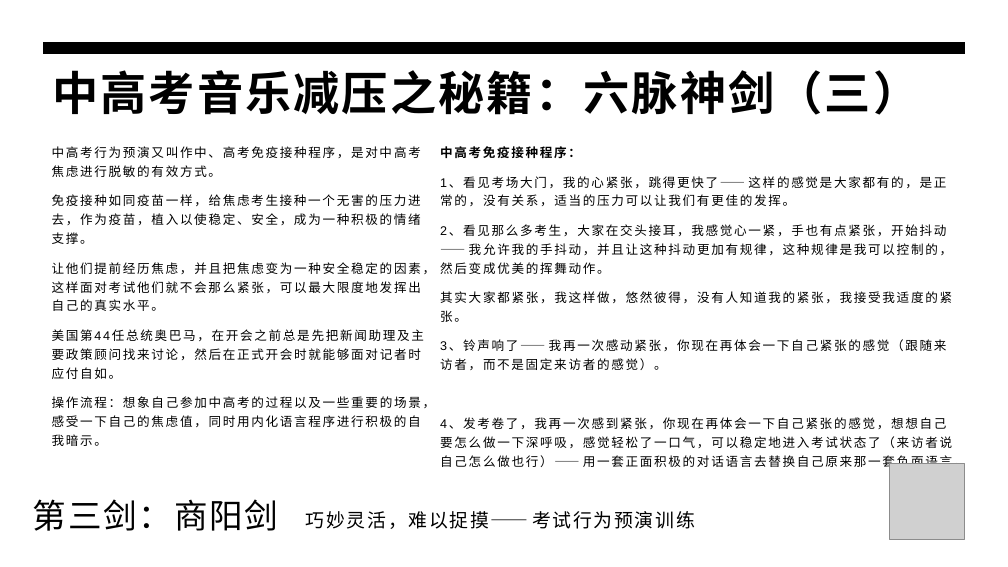
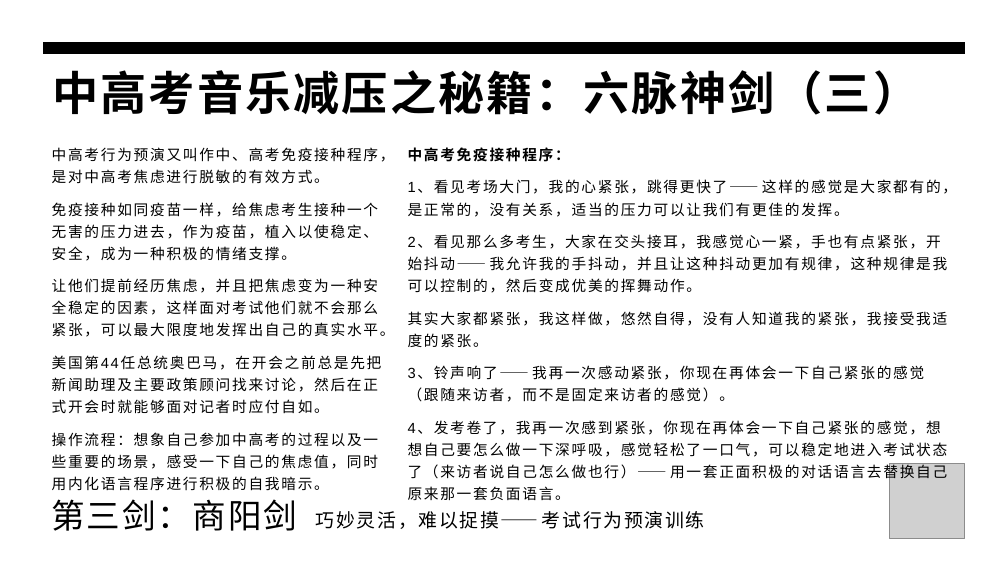
Before and after one commit to panxibei/writing, a slide deck: slide 16 of 44_心理学/30_浥尘伙伴社团原创：中高考音乐减压心理训练/PPT制作素材/浥尘伙伴社团：中高考音乐减压心理训练.pptx (slide 28 before the commit). Drawn at 1008x567 pixels with LibreOffice and Linux fonts; fonts in the diff are those of the drawing; grey boxes stand for pictures. Boxes give left, top, right and bottom in pixels: in the first picture for what was removed or moved away, otherwise in the second. Text is boxed around its words. In the diff, an @@ line names an element or a change of style, - is before the commit and + after.

```diff
--- a/44_心理学/30_浥尘伙伴社团原创：中高考音乐减压心理训练/PPT制作素材/浥尘伙伴社团：中高考音乐减压心理训练.pptx
+++ b/44_心理学/30_浥尘伙伴社团原创：中高考音乐减压心理训练/PPT制作素材/浥尘伙伴社团：中高考音乐减压心理训练.pptx
@@ text "中高考行为预演又叫作中、高考免疫接种程序，是对中高考焦虑进行脱敏的有效方式。" at box(52, 147, 395, 469): size 12 to 14 pt @@
@@ text "中高考免疫接种程序：": place and size @@
-text "中高考免疫接种程序：" at box(440, 146, 967, 470)
+text "中高考免疫接种程序：" at box(408, 147, 948, 500)
@@ text at box(408, 147, 948, 500): size 12 to 14 pt in "中高考免疫接种程序：", "1、看见考场大门，我的心紧张，跳得更快了——这样的感觉是大家都有的，是正常的，没有关系，适当的压力可以让我们有更佳的发挥 ...", "2、看见那么多考生，大家在交头接耳，我感觉心一紧，手也有点紧张，开始抖动——我允许我的手抖动，并且让这种抖动更加有规律， ...", "3、铃声响了——我再一次感动紧张，你现在再体会一下自己紧张的感觉（跟随来访者，而不是固定来访者的感觉）。" and 1 more places @@
@@ text at box(408, 311, 948, 347): text changed; size 12 to 14 pt @@
-其实大家都紧张，我这样做，悠然彼得，没有人知道我的紧张，我接受我适度的紧张。
+其实大家都紧张，我这样做，悠然自得，没有人知道我的紧张，我接受我适度的紧张。
@@ text "第三剑：商阳剑": place and size @@
-text "第三剑：商阳剑" at box(33, 499, 278, 531)
+text "第三剑：商阳剑" at box(52, 499, 297, 531)
@@ text "巧妙灵活，难以捉摸——考试行为预演训练": place and size @@
-text "巧妙灵活，难以捉摸——考试行为预演训练" at box(306, 511, 695, 529)
+text "巧妙灵活，难以捉摸——考试行为预演训练" at box(316, 511, 705, 529)
```
Also in this commit, not shown: 17 other slides changed, 12 other files.
